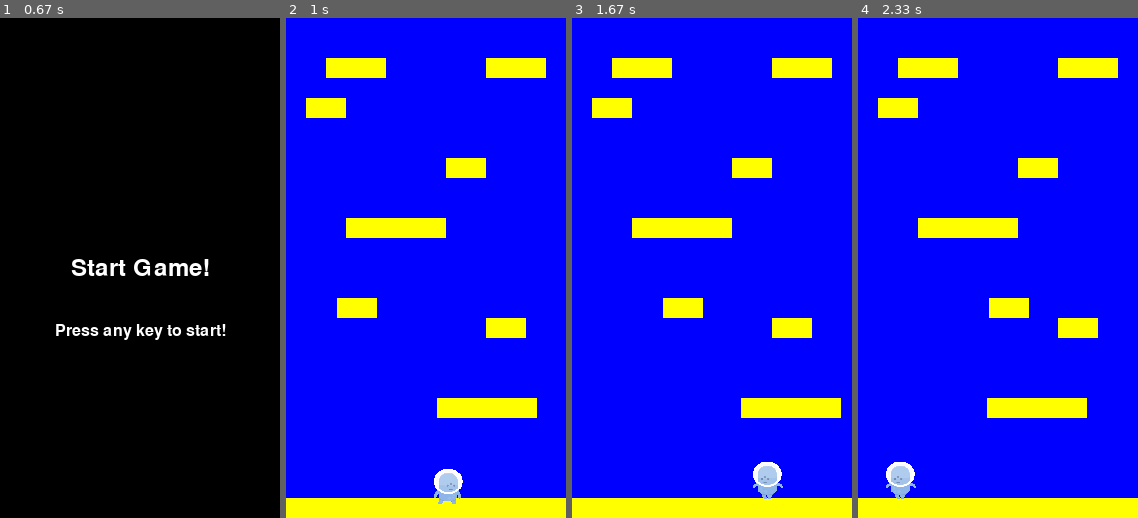
Above: before the commit, frames 1-4 (left to right).
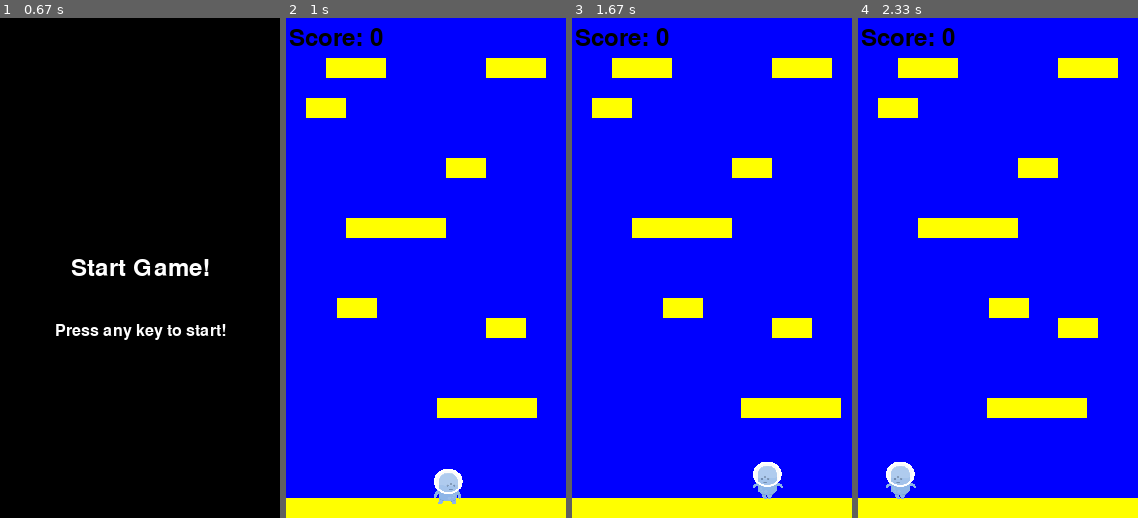
Above: after the commit, the same moments.

Repository: Calum-Johnston/pygame_2d_platformer
Game: pygame game, started from main.py
The game is run twice, just before and just after one commit, with the same random seed, the same clock (stepped at 60 frames per second) and the same inputs.
Inputs:
- Up to frame 1 (0.67 s): hold Right from 0.33 s (still down)
- Up to frame 2 (1 s): release Right at 0.8 s; hold Right from 0.83 s (still down)
- Up to frame 3 (1.67 s): release Right at 1.3 s; hold Left from 1.33 s (still down)
- Up to frame 4 (2.33 s): release Left at 1.87 s; hold Left 1.9-2.3 s

Frame 1 is identical in both runs. In frame 2, 0.6% of the frame differs, in the area x 1-35%, y 2-6%; in frame 3, 0.6%; in frame 4, 0.6%.

Commit message:
Added a scoring system

Diff:
--- a/Issues.txt
+++ b/Issues.txt
@@ -21,7 +21,7 @@
 - Create proper start/end screens
 
 - General improvements to code, design, layout!!!
-- Make it so transform.scale is relative to size
+- Make it so transform.scale is relative to size (in spritesheet class)
 
 ISSUES:
 - Not sure why both distanceToNextBuild in buildRandomPlatforms() works
--- a/main.py
+++ b/main.py
@@ -56,7 +56,7 @@
         self.loadNewPlatforms(False)
         self.distanceToNextBuild = HEIGHT
         # Create the camera
-        self.camera = Camera()
+        self.camera = Camera(self)
         # Run the game
         self.run()
 
@@ -112,6 +112,7 @@
         screen.fill(BLUE)
         self.platform_sprites.draw(screen)
         self.player_sprites.draw(screen)
+        self.drawText("Score: " + str(self.score), 50, 20, 36, BLACK)
         pygame.display.flip()
 
 
@@ -161,6 +162,15 @@
         self.distanceToNextBuild = abs(firstPositionY - closestPlatform_Distance)
 
 
+    """ Draws text onto the screen """
+    def drawText(self, text, text_X, text_Y, text_Size, text_Colour):
+        font = pygame.font.Font(None, text_Size)
+        text = font.render(text, True, text_Colour)
+        text_rect = text.get_rect()
+        text_rect.center = (text_X, text_Y)
+        screen.blit(text, text_rect)
+
+
 
 
 
--- a/sprites.py
+++ b/sprites.py
@@ -98,7 +98,6 @@
     def animate(self):
         self.updateStates()
         if(self.idle):
-            print("IDLE")
             if(self.tickCount > 30):
                 self.tickCount = 0
                 self.currentImage = (self.currentImage + 1) % len(self.idle_frames)
@@ -107,7 +106,6 @@
                 self.rect = self.image.get_rect()
                 self.rect.midbottom = (currentX, currentY)
         elif(self.walking):
-            print("WALKING")
             if(self.tickCount > 15):
                 self.tickCount = 0
                 self.currentImage = (self.currentImage + 1) % len(self.walking_frames_r)
@@ -117,7 +115,6 @@
                 self.rect = self.image.get_rect()
                 self.rect.midbottom = (currentX, currentY)
         elif(self.jumping):
-            print("JUMPING")
             if(self.tickCount > 15):
                 self.tickCount = 0
                 self.currentImage = (self.currentImage + 1) % len(self.jumping_frames)
@@ -167,6 +164,8 @@
 
         # Update jumping frames
         self.jumping_frames.append(self.game.player_spritesheet.getImageAt(768, 256, 128, 256))
+
+
 
 ''' PLATFORM SPRITE '''
 class Platform(pygame.sprite.Sprite):
--- a/utilities.py
+++ b/utilities.py
@@ -4,8 +4,9 @@
 ''' CAMERA  '''
 class Camera():
 
-    def __init__(self):
+    def __init__(self, game):
         self.distanceMoved = 0
+        self.game = game
 
     def update(self, player, objects):
         # Move camera upward if player is moving update
@@ -15,11 +16,12 @@
                 obj.rect.y += abs(player.velocity.y)
                 if obj.rect.top >= HEIGHT:
                     obj.kill()
+                    self.game.score += 1  # Update score
             self.distanceMoved += abs(player.velocity.y)
 
 
 ''' SPRITESHEET '''
-#http://programarcadegames.com/python_examples/en/sprite_sheets/
+# http://programarcadegames.com/python_examples/en/sprite_sheets/
 class SpriteSheet():
 
     def __init__(self, filename):
@@ -30,18 +32,8 @@
             raise SystemExit(message)
 
     def getImageAt(self, x, y, width, height):
-        # Create a new blank image
         image = pygame.Surface([width, height]).convert()
-
-        # Copy the sprite from the large sheet onto the smaller image
         image.blit(self.spritesheet, (0, 0), (x, y, width, height))
-
-        # Rescale the image to work with current size
-        # MAKE THIS SO IT'S RELATIVE TO SCALE!!!
         image = pygame.transform.scale(image, (WIDTH // 8, HEIGHT // 8))
-
-        # Assuming black works as the transparent color (removes black background)
         image.set_colorkey(BLACK)
-
-        # Return the image
         return image
